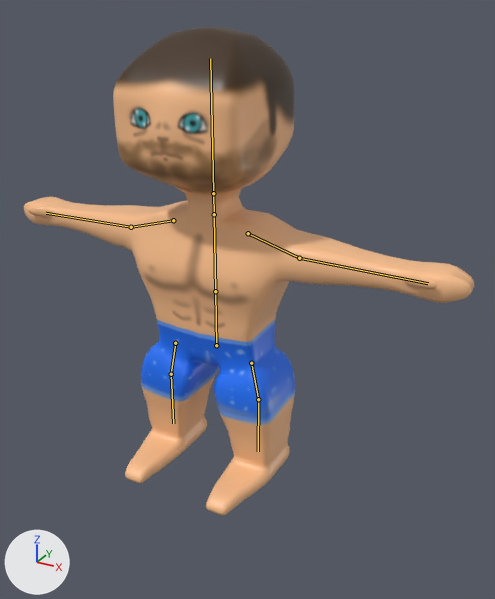
One commit to the Blender file models/player.blend: the scene before it, then after it.
Both versions are drawn from a 50 mm lens placed at (1.38, -2.23, 1.91), pointed at (0.09, 0.11, 0.74). Lighting does not change. The marker at lower left points along +X, +Y and +Z. The bones that bend it are drawn over the model as lines.

In view in the first picture: 'Dude'.
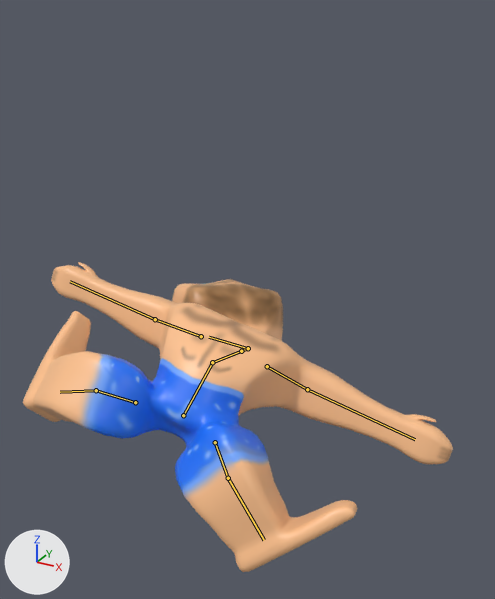
The newer file adds an action. The first version stands in its rest pose; the second is drawn at frame 20 of the action 'Die'.

Diff of the bpy script that builds the scene:
```diff
--- a/models/player.blend.py
+++ b/models/player.blend.py
@@ bone_pelvis @@
 bone_pelvis = bpy.data.objects['Armature'].pose.bones['Pelvis']
-bone_pelvis.location = (0.0, 0.0, 0.0)
-bone_pelvis.rotation_quaternion = (1.0, 0.0, 0.0, 0.0)  # degrees (0, 0, 0)
+bone_pelvis.location = (0.0, -0.201, 0.265)
+bone_pelvis.rotation_quaternion = (0.904, -0.41, 0.065, -0.09)  # degrees (-49, 3, -13)
@@ bone_chest @@
 bone_chest = bpy.data.objects['Armature'].pose.bones['Chest']  # child of 'Pelvis'
-bone_chest.rotation_quaternion = (1.0, 0.0, 0.0, 0.0)  # degrees (0, 0, 0)
+bone_chest.rotation_quaternion = (0.866, -0.497, 0.0, 0.0)  # degrees (-60, 0, 0)
@@ bone_head @@
 bone_head = bpy.data.objects['Armature'].pose.bones['Head']  # child of 'Neck'
-bone_head.rotation_quaternion = (1.0, 0.0, 0.0, 0.0)  # degrees (0, 0, 0)
+bone_head.rotation_quaternion = (0.911, -0.09, -0.126, 0.383)  # degrees (-15, -9, 47)
@@ bone_thigh_l @@
 bone_thigh_l = bpy.data.objects['Armature'].pose.bones['Thigh.L']  # child of 'Pelvis'
-bone_thigh_l.rotation_quaternion = (1.0, 0.0, 0.0, 0.0)  # degrees (0, 0, 0)
+bone_thigh_l.rotation_quaternion = (0.808, 0.311, -0.458, 0.192)  # degrees (41, -60, 3)
@@ bone_leg_l @@
 bone_leg_l = bpy.data.objects['Armature'].pose.bones['Leg.L']  # child of 'Thigh.L'
-bone_leg_l.rotation_quaternion = (1.0, 0.0, 0.0, 0.0)  # degrees (0, 0, 0)
+bone_leg_l.rotation_quaternion = (0.902, -0.068, -0.034, 0.423)  # degrees (-9, 0, 50)
@@ bone_thigh_r @@
 bone_thigh_r = bpy.data.objects['Armature'].pose.bones['Thigh.R']  # child of 'Pelvis'
-bone_thigh_r.rotation_quaternion = (1.0, 0.0, 0.0, 0.0)  # degrees (0, 0, 0)
+bone_thigh_r.rotation_quaternion = (0.73, 0.503, 0.396, -0.229)  # degrees (72, 54, 6)
@@ bone_leg_r @@
 bone_leg_r = bpy.data.objects['Armature'].pose.bones['Leg.R']  # child of 'Thigh.R'
-bone_leg_r.rotation_quaternion = (1.0, 0.0, 0.0, 0.0)  # degrees (0, 0, 0)
+bone_leg_r.rotation_quaternion = (0.762, 0.0, 0.15, -0.627)  # degrees (-11, 13, -80)
```

Boxes (x1, y1, x2, y2) around the edits, measured in the pictures (495 x 599 px):
'Dude', posed (36% shorter): before (24, 27, 474, 515); after (23, 262, 453, 572)
bone 'Pelvis', root to tip: before (216, 345) to (215, 291); after (183, 415) to (212, 362)
bone 'Chest', root to tip: before (215, 291) to (214, 214); after (212, 362) to (241, 351)
bone 'Head', root to tip: before (213, 193) to (210, 58); after (248, 348) to (209, 337)
bone 'Thigh.L', root to tip: before (251, 363) to (258, 399); after (215, 442) to (228, 478)
bone 'Leg.L', root to tip: before (258, 399) to (258, 451); after (228, 478) to (264, 540)
bone 'Thigh.R', root to tip: before (175, 343) to (171, 374); after (135, 402) to (96, 390)
bone 'Leg.R', root to tip: before (171, 374) to (173, 423); after (96, 390) to (60, 392)
